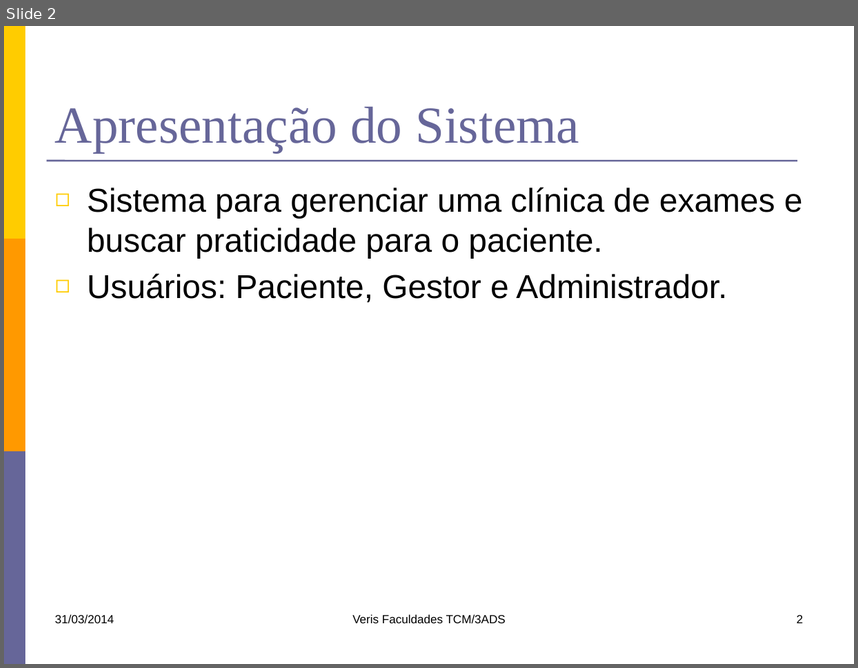
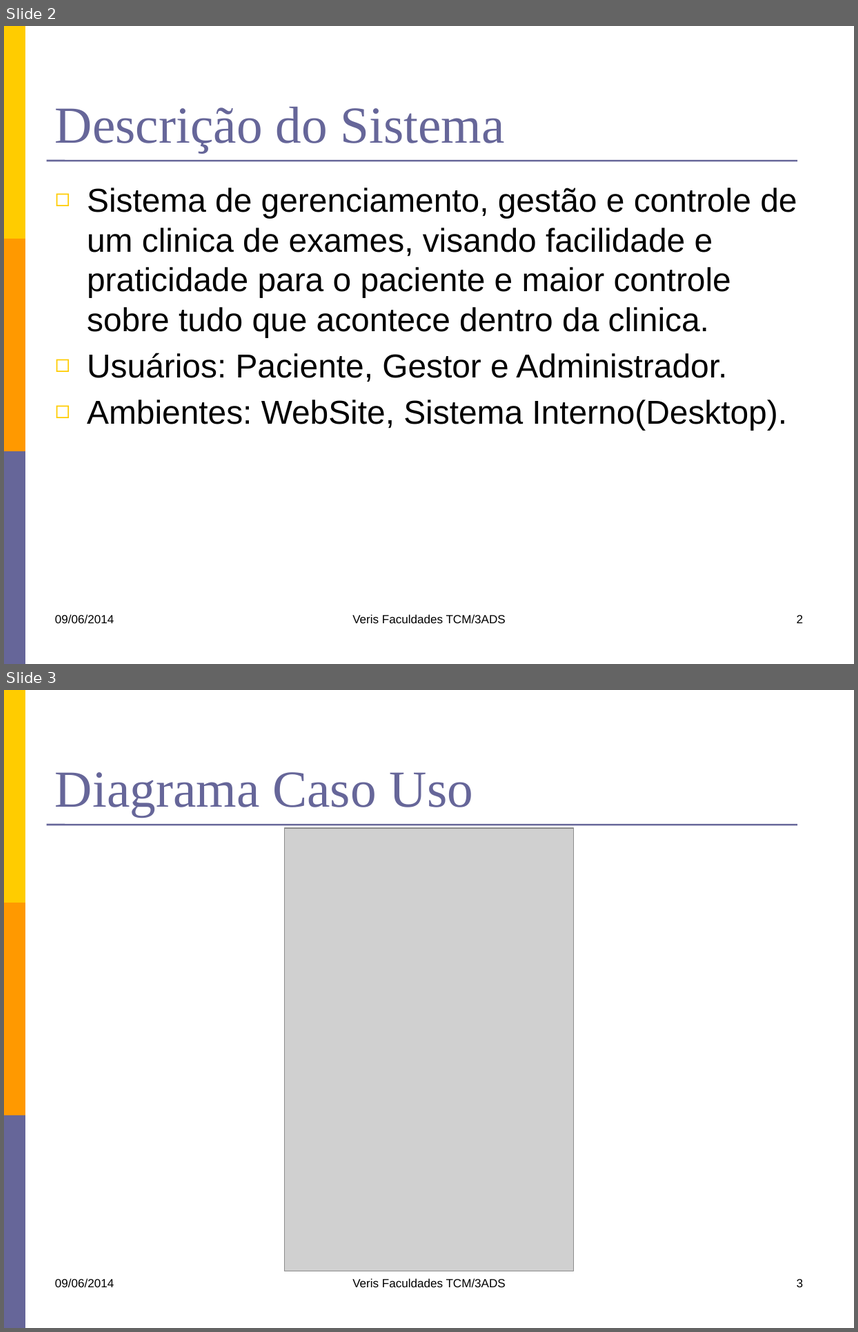
Before and after one commit to kokmz/TCCHUE, a slide deck: documentacao/G4_Apresentacao1sem2014.pptx. Shown one above the other, each under a label of ours: slide 2 before the commit, slides 2 and 3 after it. The pictures are 858x668 and 858x1332 pixels, drawn with LibreOffice and Linux fonts; fonts in the diff are those of the drawing; grey boxes stand for pictures. Boxes give left, top, right and bottom in pixels: in the first picture for what was removed or moved away, otherwise in the second. Text is boxed around its words. In the diff, an @@ line names an element or a change of style, - is before the commit and + after.

Commit message:
Atualização do slide de apresentação, atendendo o Roteiro de apresentação Final proposto.
IMPORTANTE >>> Alguns diagramas de classe foram modificados(apenas no visual) para dar uma melhor visibilidade nos slides. Resolvemos quebrar os diagramas de classe e de comunicação em partes para dar um melhor entendimento e facilitar a leitura na hora da apresentação.

```diff
--- a/documentacao/G4_Apresentacao1sem2014.pptx
+++ b/documentacao/G4_Apresentacao1sem2014.pptx
@@ slide 3 added at bbox=[4, 690, 854, 1328], background #FFFFFF; not listed: 4 template elements that a slide beside it also shows @@
@@ title added at bbox=[55, 772, 473, 817], 44 pt, text #666699 @@
+Diagrama Caso Uso
@@ picture added at bbox=[285, 828, 573, 1270] @@
@@ text added at bbox=[55, 1278, 114, 1288], 10 pt, text #000000 @@
+09/06/2014
@@ text added at bbox=[352, 1278, 506, 1287], 10 pt, text #000000 @@
+Veris Faculdades TCM/3ADS
@@ page number added at bbox=[797, 1279, 804, 1287], 10 pt, text #000000 @@
+3
@@ slide 2 changed as well @@
@@ title at bbox=[55, 107, 505, 153]: text changed @@
-Apresentação do Sistema
+Descrição do Sistema
@@ text at bbox=[87, 187, 797, 337]: text changed @@
-◻ Sistema para gerenciar uma clínica de exames e buscar praticidade para o paciente.
+◻ Sistema de gerenciamento, gestão e controle de um clinica de exames, visando facilidade e praticidade para o paciente e maior controle sobre tudo que acontece dentro da clinica.
@@ text at bbox=[87, 399, 787, 430]: paragraph added @@
+◻ Ambientes: WebSite, Sistema Interno(Desktop).
@@ text at bbox=[55, 614, 114, 624]: text changed @@
-31/03/2014
+09/06/2014
```
Also in this commit, not shown: 7 other slides changed, 23 other slides added.
